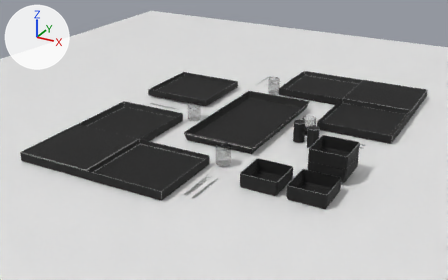
Two versions of the Blender file BB_Dinner.blend, one commit apart.
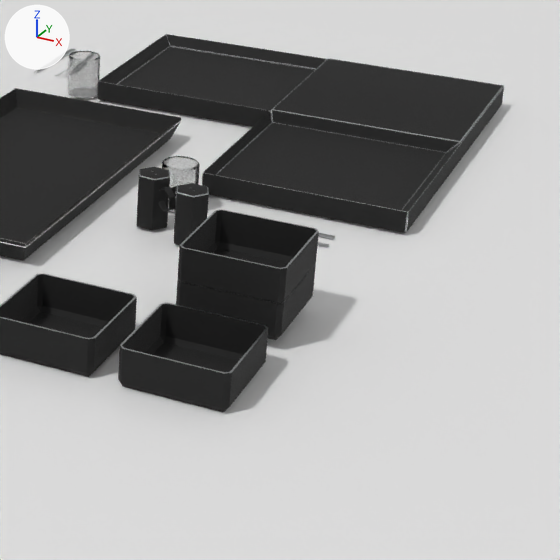
There are two pictures of each version: one whole from a camera (50 mm lens) standing at (1.818, -3.687, 1.683) and looking at (-0.1, -0.2, -0.061), one close up on the part from 54% to 100% of the width and 21% to 94% of the height. The lights are fixed; the arrows at upper left show +X, +Y and +Z.

Before the edit, the objects in view are built like this:
```python
me_circle = bpy.data.meshes.new('Circle')
me_circle.from_pydata(...)  # 956 vertices, 893 faces; spans x -2.08..0.87, y -0.98..0.98, z 0.0..3.13
me_circle.polygons.foreach_set('use_smooth', [True] * 893)
# faces by material slot: [699, 194]
me_circle.materials.append(mat_material_001)
me_circle.materials.append(mat_material_002)
me_cylinder_004 = bpy.data.meshes.new('Cylinder.004')
me_cylinder_004.from_pydata(...)  # 160 vertices, 130 faces; spans x -1.0..1.0, y -1.0..1.0, z -1.0..1.09
me_cylinder_004.polygons.foreach_set('use_smooth', [True] * 130)
me_cylinder_004.materials.append(mat_glass)
me_cylinder_006 = bpy.data.meshes.new('Cylinder.006')
me_cylinder_006.from_pydata(...)  # 160 vertices, 130 faces; spans x -1.0..1.0, y -1.0..1.0, z -1.0..1.09
me_cylinder_006.polygons.foreach_set('use_smooth', [True] * 130)
me_cylinder_006.materials.append(mat_glass)
ob_glass_001 = bpy.data.objects.new('GLASS.001', me_cylinder_006)
ob_glass_001.location = (-0.134, 0.699, 0.068)
ob_glass_001.scale = (-0.0466, -0.0466, -0.0579)
ob_glass_002 = bpy.data.objects.new('GLASS.002', me_cylinder_004)
ob_glass_002.location = (0.43, 0.04, 0.066)
ob_glass_002.scale = (-0.0466, -0.0466, -0.0579)
ob_saltshaker = bpy.data.objects.new('Saltshaker', me_circle)
ob_saltshaker.location = (0.417, -0.1, 0.008)
ob_saltshaker.rotation_euler = (0.0, 0.0, 2.488)  # degrees (0, 0, 143)
ob_saltshaker.scale = (0.043, 0.043, 0.043)
# also in view: 'Saltshaker.001' at (0.52, -0.144, 0.075); 'bowl.002' at (0.785, -0.467, 0.069); 'CenterPlate' at (-0.001, 0.011, 0.037); 'bowl.004' at (0.783, -0.768, 0.047); 'Plane' at (0.0, 0.0, 0.001)
```
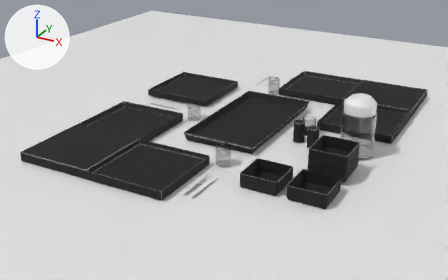
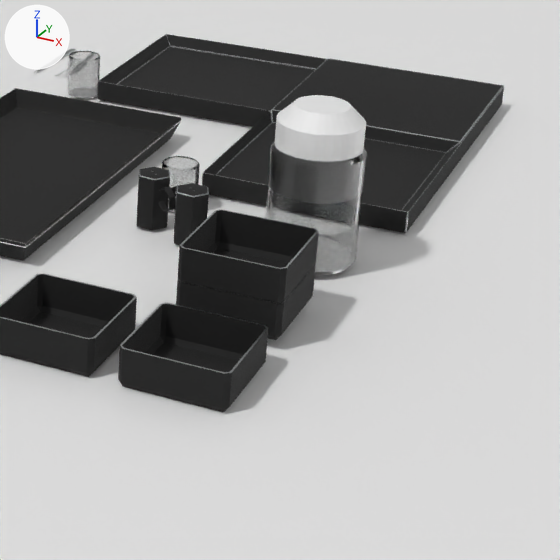
Changed parts and their boxes [x1, y1, x2, y2] in the close-ups (560 x 560 px):
```json
{"object": "GLASS.005", "change": "added", "after": [265, 141, 367, 275]}
{"object": "Cylinder", "change": "added", "after": [274, 95, 366, 162]}
```

Edits to the scene script, one JSON object a line:
```json
{"op": "add", "block": "me_cylinder_010", "code": ["me_cylinder_010 = bpy.data.meshes.new('Cylinder.010')", "me_cylinder_010.from_pydata(...)  # 96 vertices, 66 faces; spans x -1.0..1.0, y -1.0..1.0, z -1.0..1.0"]}
{"op": "add", "block": "ob_cylinder", "code": ["ob_cylinder = bpy.data.objects.new('Cylinder', me_cylinder_010)", "ob_cylinder.location = (0.816, -0.112, 0.29)", "ob_cylinder.scale = (0.0996, 0.0996, 0.0996)"]}
{"op": "add", "block": "ob_glass_005", "code": ["ob_glass_005 = bpy.data.objects.new('GLASS.005', me_cylinder_006.copy())  # the mesh of ob_glass_001", "ob_glass_005.location = (0.817, -0.113, 0.158)", "ob_glass_005.scale = (-0.107, -0.107, -0.133)"]}
```
